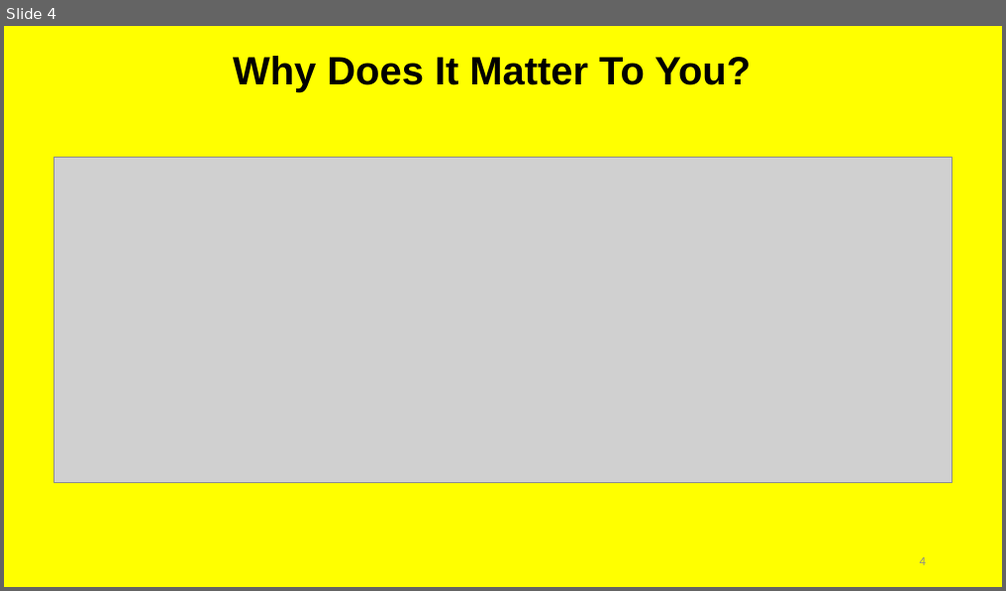
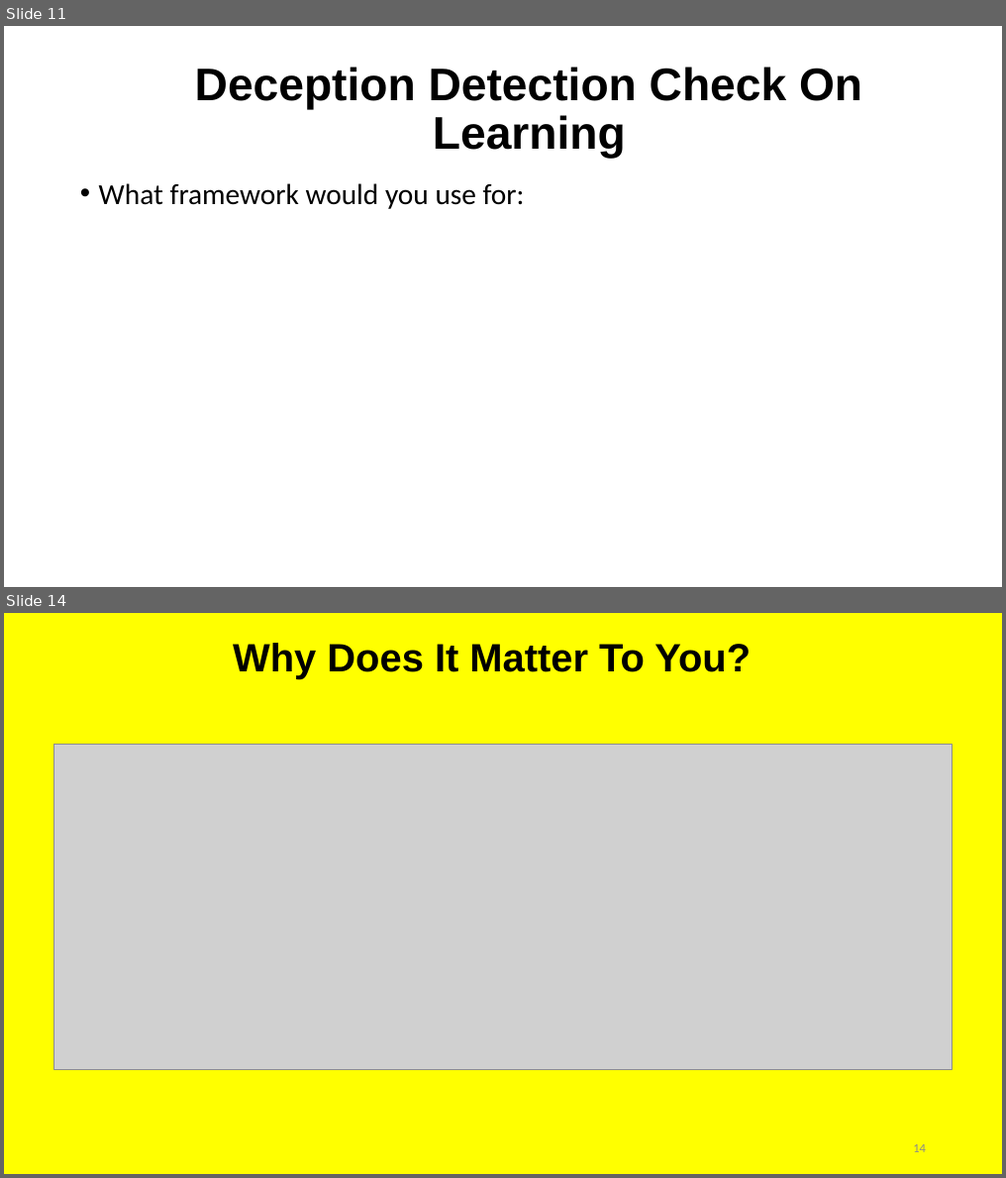
Before and after one commit to irregularchat/Counter_Malign_Information_Training, a slide deck: Counter_Malign_Information/4-Implement-For_Instructors/Lesson_Plans/Lesson_05-Identify_Malign_Information/Audio_Visual-Identify_Misinformation/Instructor-Lesson_Slide-Identify_Misinformation.pptx. Shown one above the other, each under a label of ours: slide 4 before the commit, slides 11 and 14 after it; the slides between them are not shown. The pictures are 1006x591 and 1006x1178 pixels, drawn with LibreOffice and Linux fonts; fonts in the diff are those of the drawing; grey boxes stand for pictures. Boxes give left, top, right and bottom in pixels: in the first picture for what was removed or moved away, otherwise in the second. Text is boxed around its words. In the diff, an @@ line names an element or a change of style, - is before the commit and + after.

```diff
--- a/Counter_Malign_Information/4-Implement-For_Instructors/Lesson_Plans/Lesson_05-Identify_Malign_Information/Audio_Visual-Identify_Misinformation/Instructor-Lesson_Slide-Identify_Misinformation.pptx
+++ b/Counter_Malign_Information/4-Implement-For_Instructors/Lesson_Plans/Lesson_05-Identify_Malign_Information/Audio_Visual-Identify_Misinformation/Instructor-Lesson_Slide-Identify_Misinformation.pptx
@@ slide 11 added at (x1=4, y1=26, x2=1002, y2=587), background #FFFFFF @@
@@ title added at (x1=195, y1=67, x2=862, y2=159), 44 pt, text #000000, bold @@
+Deception Detection Check On Learning
@@ text added at (x1=99, y1=183, x2=525, y2=209), 28 pt, text #000000 @@
+• What framework would you use for:
@@ what was slide 4 is now slide 14 @@
@@ page number at (x1=913, y1=1145, x2=926, y2=1153): text changed @@
-4
+14
```
Also in this commit, not shown: 1 slide changed, 11 other slides added, 2 slides removed, 1 other file.
